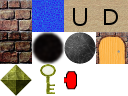
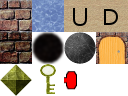
Layers edited between the first and the second 128×96 image:
added layer "Pasted Layer" above "Background" over [32, 0, 64, 32]
painted on "Background" over [32, 0, 64, 32]
